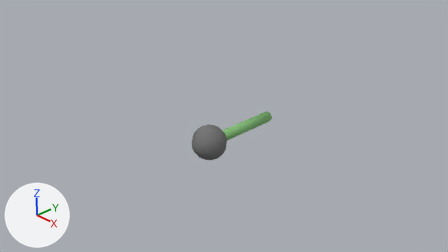
One commit to the Blender file Assets/LevelEditorUnity/EditorItems.blend: the scene before it, then after it.
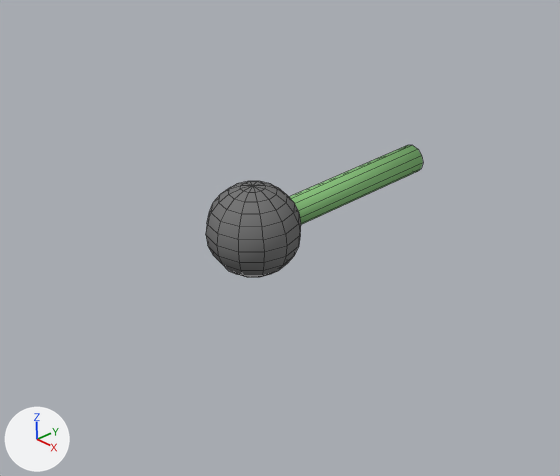
There are two pictures of each version: one from the file's camera 'Camera', one close up on the part from 26% to 72% of the width and 23% to 93% of the height. Lighting does not change. The marker at lower left points along +X, +Y and +Z. The close-ups show mesh edges as thin lines.

Script lines for the objects in view, before the commit:
```python
me_cylinder = bpy.data.meshes.new('Cylinder')
me_cylinder.from_pydata(...)  # a 12-sided cylinder along z spanning x -0.13..0.13, y -0.13..0.13, z -1.0..1.0
me_cylinder.polygons.foreach_set('use_smooth', [True] * 14)
me_cylinder.materials.append(mat_connector)  # green #89c27e
me_sphere = bpy.data.meshes.new('Sphere')
me_sphere.from_pydata(...)  # a UV sphere (12 segments, 12 rings, poles along z) spanning x -0.412..0.412, y -0.412..0.412, z -0.412..0.412
me_sphere.polygons.foreach_set('use_smooth', [True] * 144)
me_sphere.materials.append(mat_node)  # grey #777777
ob_cylinder = bpy.data.objects.new('Cylinder', me_cylinder)
ob_cylinder.location = (0.0, 1.0, 0.0)
ob_cylinder.rotation_euler = (1.571, 0.0, 0.0)  # degrees (90, 0, 0)
ob_node = bpy.data.objects.new('Node', me_sphere)
ob_node.location = (0.0, 0.0, 0.0)
```
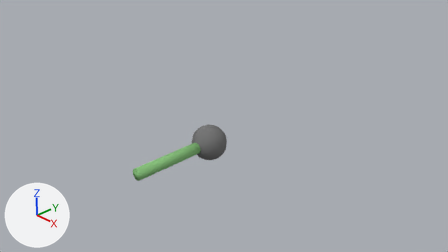
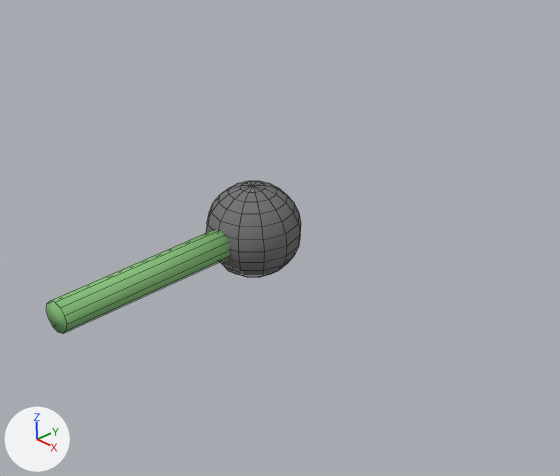
Where the newer file only moved an object's origin or applied its transform, the numbers keep the older frame.

Boxes (x1, y1, x2, y2) around the edits, measured in the close-ups (560 x 476 px):
```json
{"object": "Cylinder", "change": "mesh mirrored", "before": [290, 145, 423, 225], "after": [46, 229, 230, 333]}
```

Edits to the scene script, one JSON object a line:
```json
{"block": "me_cylinder", "where": "me_cylinder.from_pydata(...)  # 24 vertices, 14 faces; spans x -0.13..0.13, y -0.13..0.13, z -1.0..1.0"}
{"block": "me_cylinder", "where": "# used by ob_cylinder; location = (0.0, 1.0, 0.0); rotation_euler = (1.571, 0.0, 0.0), in degrees (90, 0, 0)"}
{"block": "me_cylinder", "change": "me_cylinder part 1: the whole mesh is mirrored in z about its middle, then moved by (0.0, 0.0, 2.0)"}
```
